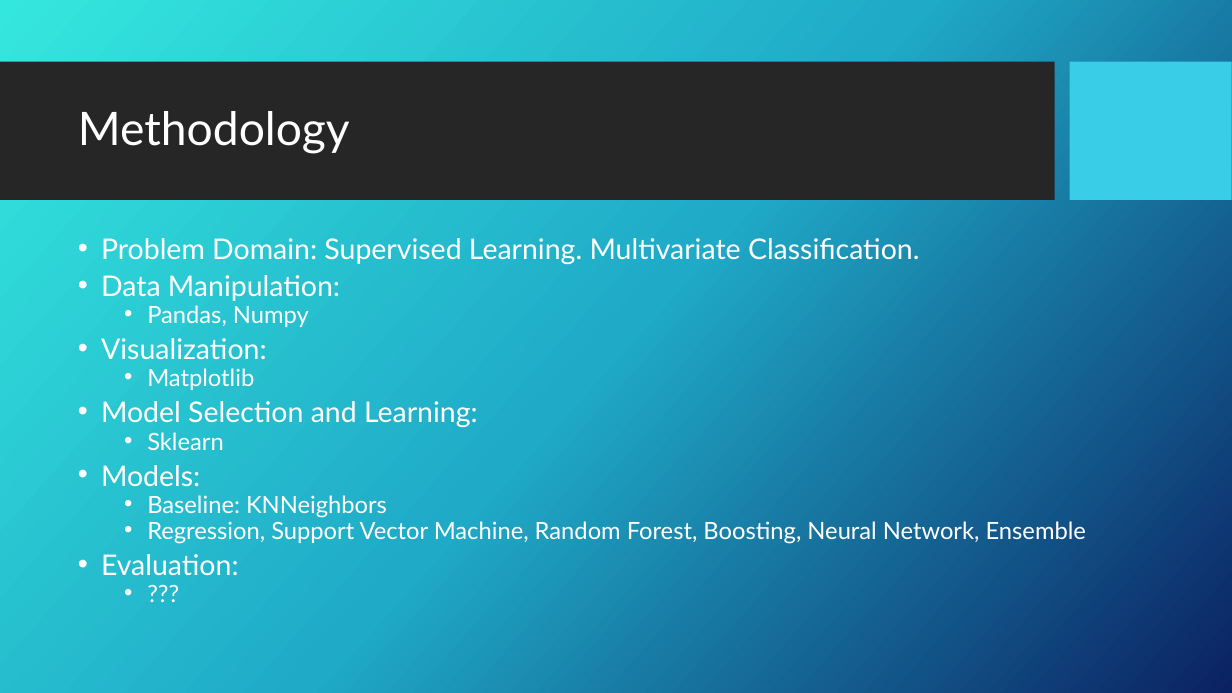
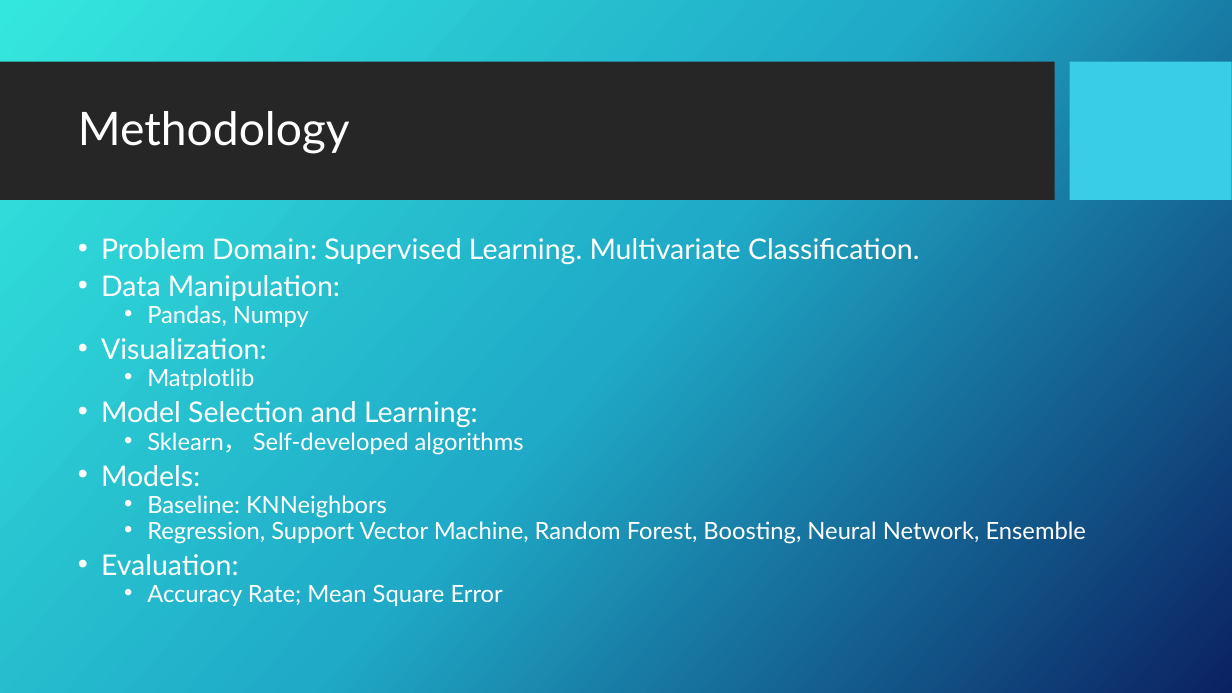
Before and after one commit to AmosChenZixuan/CIS_Research_Project, a slide deck: slide 8 of Proposal.pptx (slide 7 before the commit). Drawn at 1232x693 pixels with LibreOffice and Linux fonts; fonts in the diff are those of the drawing; background and template pictures are left out. Boxes give left, top, right and bottom in pixels: in the first picture for what was removed or moved away, otherwise in the second. Text is boxed around its words. In the diff, an @@ line names an element or a change of style, - is before the commit and + after.

```diff
--- a/Proposal.pptx
+++ b/Proposal.pptx
@@ text at (147, 432, 524, 455): text changed @@
-  • Sklearn
+  • Sklearn， Self-developed algorithms
@@ text at (147, 584, 503, 606): text changed @@
-  • ???
+  • Accuracy Rate; Mean Square Error
```
Also in this commit, not shown: 1 other slide changed, 1 slide added, 1 other file.
